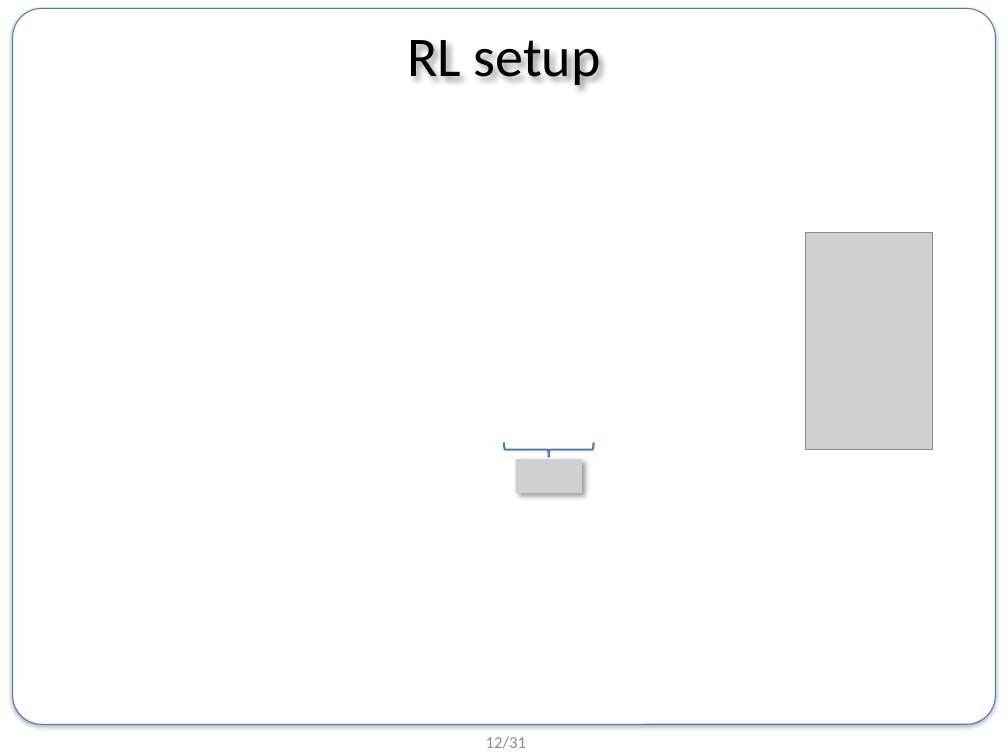
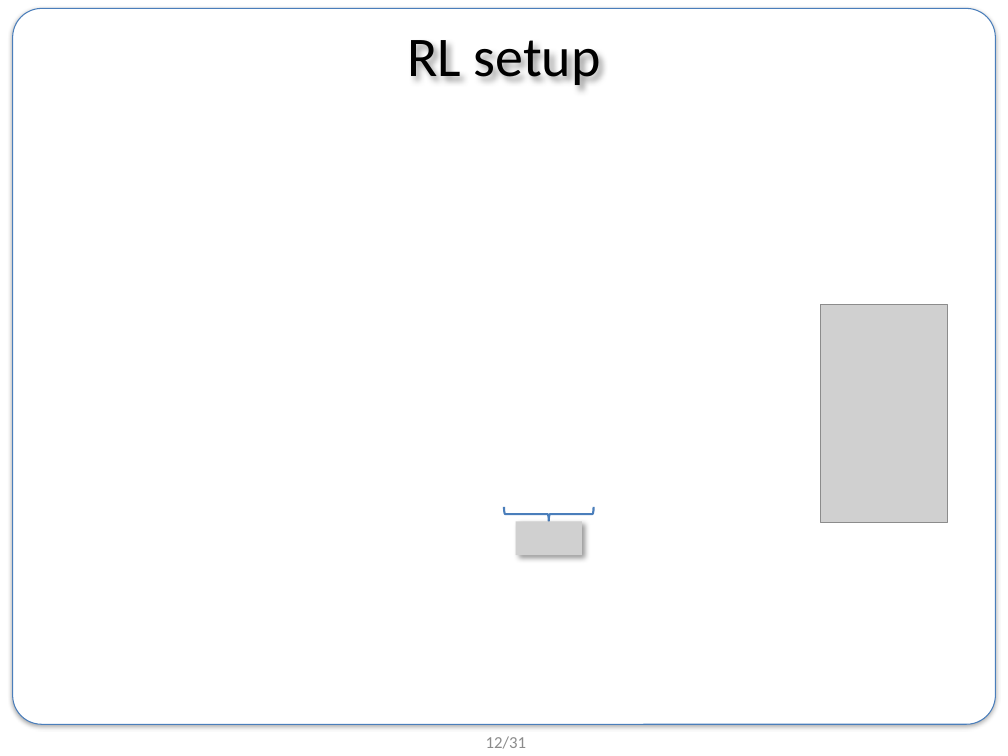
Before and after one commit to BongSangKim/UGRP, a slide deck: slide 12 of Survey meeting/인턴 발표 준비/0725 summer internship final presentation.pptx. Drawn at 1008x756 pixels with LibreOffice and Linux fonts; fonts in the diff are those of the drawing; grey boxes stand for pictures; background and template pictures are left out. Boxes give left, top, right and bottom in pixels: in the first picture for what was removed or moved away, otherwise in the second. Text is boxed around its words. In the diff, an @@ line names an element or a change of style, - is before the commit and + after.

```diff
--- a/Survey meeting/인턴 발표 준비/0725 summer internship final presentation.pptx
+++ b/Survey meeting/인턴 발표 준비/0725 summer internship final presentation.pptx
@@ picture moved from (x1=805, y1=232, x2=932, y2=450) to (x1=821, y1=304, x2=948, y2=522) @@
@@ picture removed at (x1=516, y1=460, x2=583, y2=494) @@
@@ right brace moved from (x1=503, y1=443, x2=593, y2=457) to (x1=503, y1=508, x2=593, y2=522) @@
@@ picture added at (x1=516, y1=521, x2=583, y2=555) @@
```
Also in this commit, not shown: 7 other slides changed, 2 slides added.
